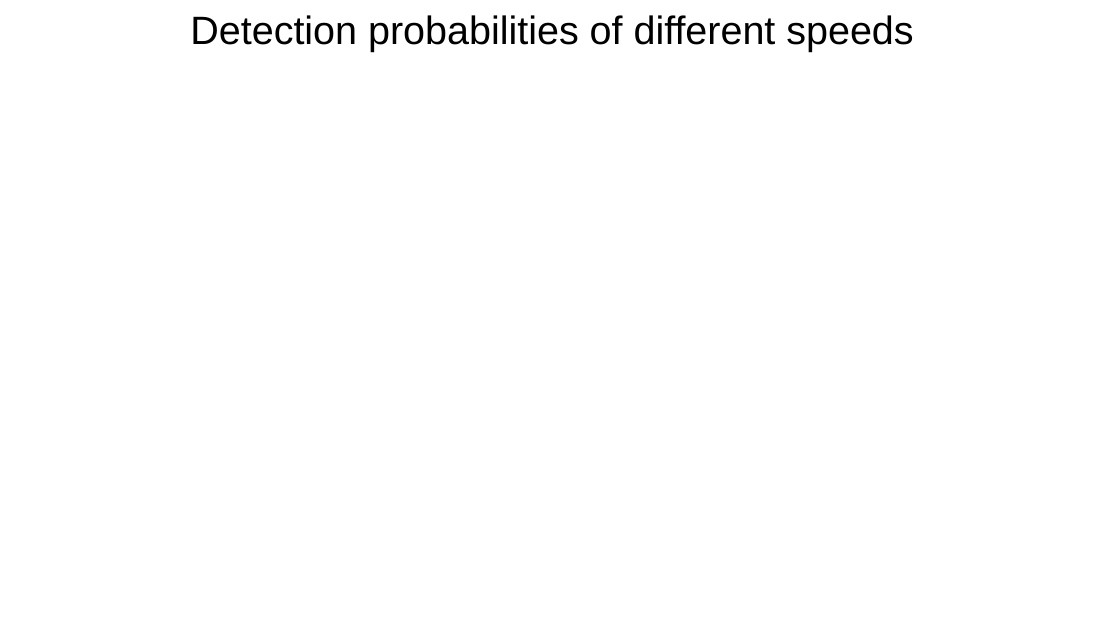
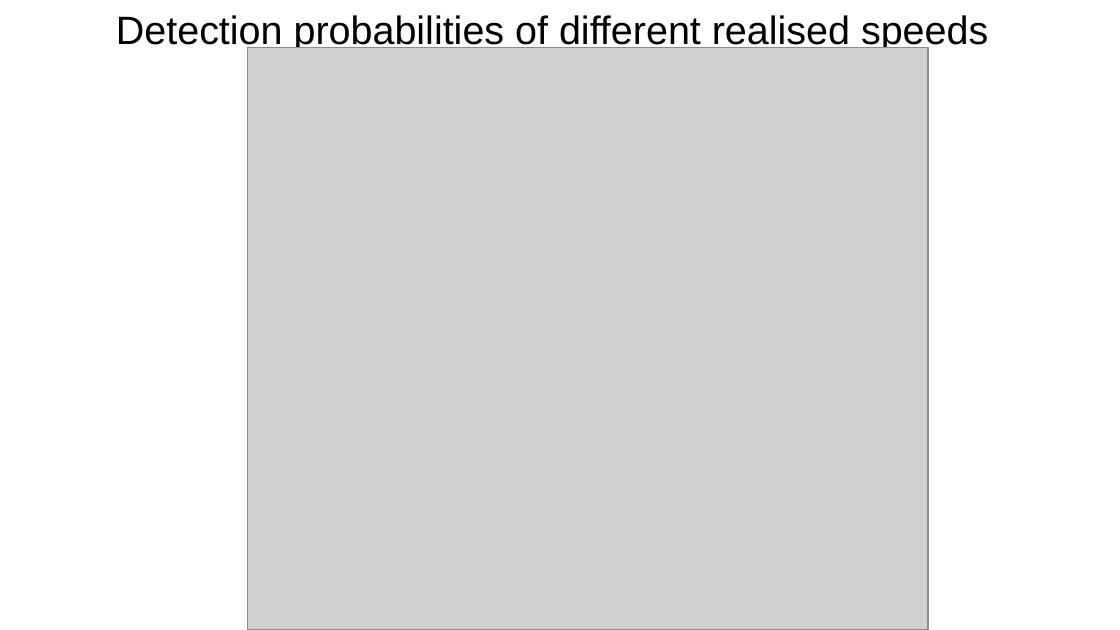
Before and after one commit to lizziebru/CamtrapSimulation, a slide deck: slide 16 of writeup/Camtrapsim_pres.odp (slide 11 before the commit). Drawn at 1120x630 pixels with LibreOffice and Linux fonts; fonts in the diff are those of the drawing; grey boxes stand for pictures. Boxes give left, top, right and bottom in pixels: in the first picture for what was removed or moved away, otherwise in the second. Text is boxed around its words. In the diff, an @@ line names an element or a change of style, - is before the commit and + after.

```diff
--- a/writeup/Camtrapsim_pres.odp
+++ b/writeup/Camtrapsim_pres.odp
@@ title at [116, 15, 988, 52]: text changed @@
-Detection probabilities of different speeds
+Detection probabilities of different realised speeds
@@ picture added at [248, 47, 928, 630] @@
```
Also in this commit, not shown: 4 other slides changed, 6 slides added, 3 slides removed, 4 other files.
